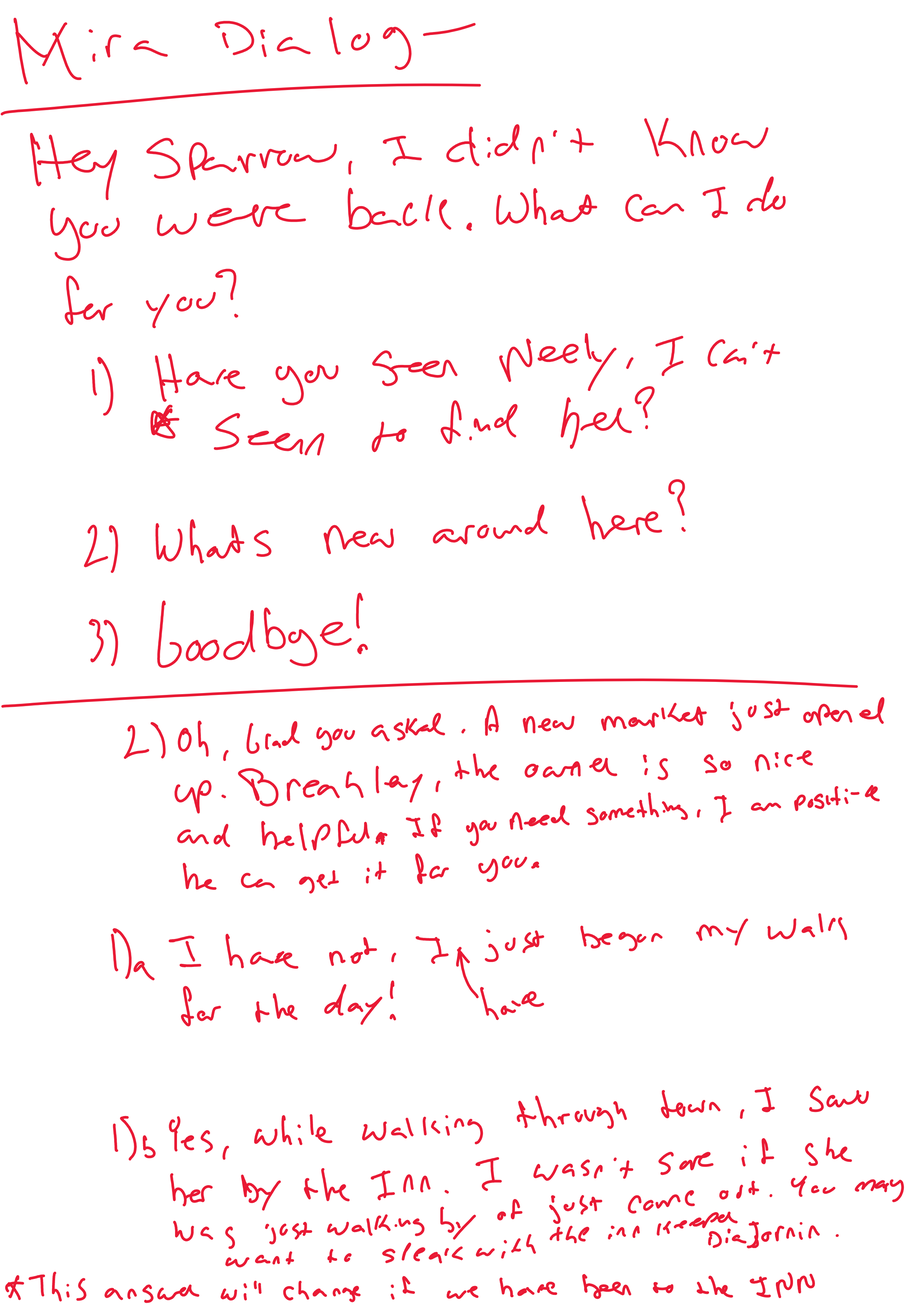
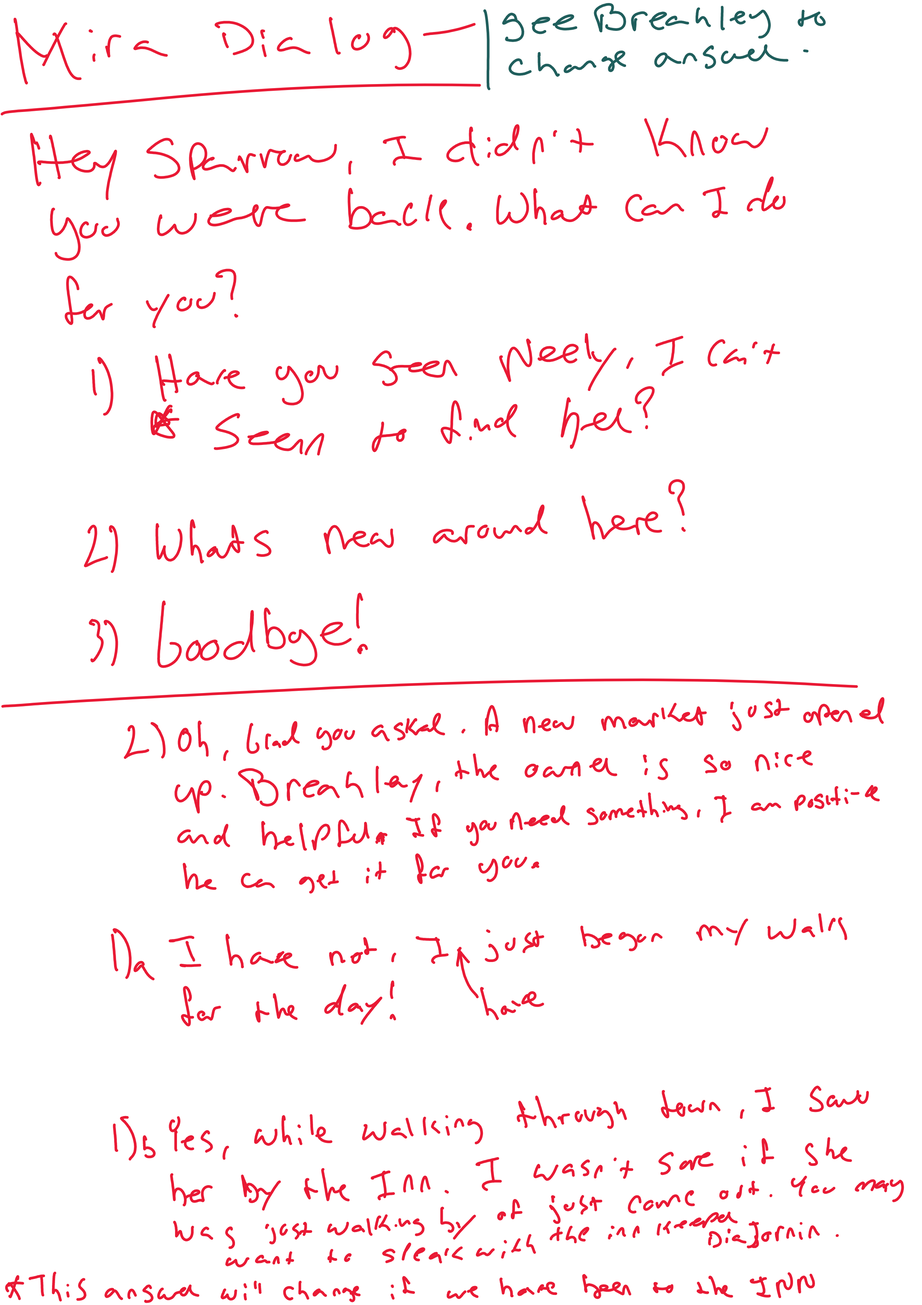
Two versions of the same layered image (922x1305). Layer-by-layer changes:
painted on "Paint Layer 1" over [483, 2, 827, 91]
